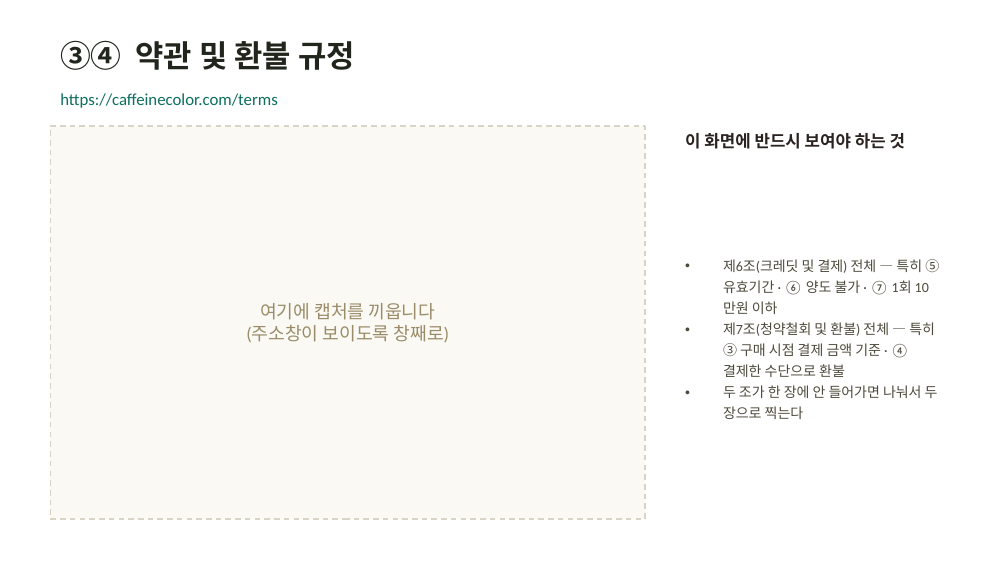
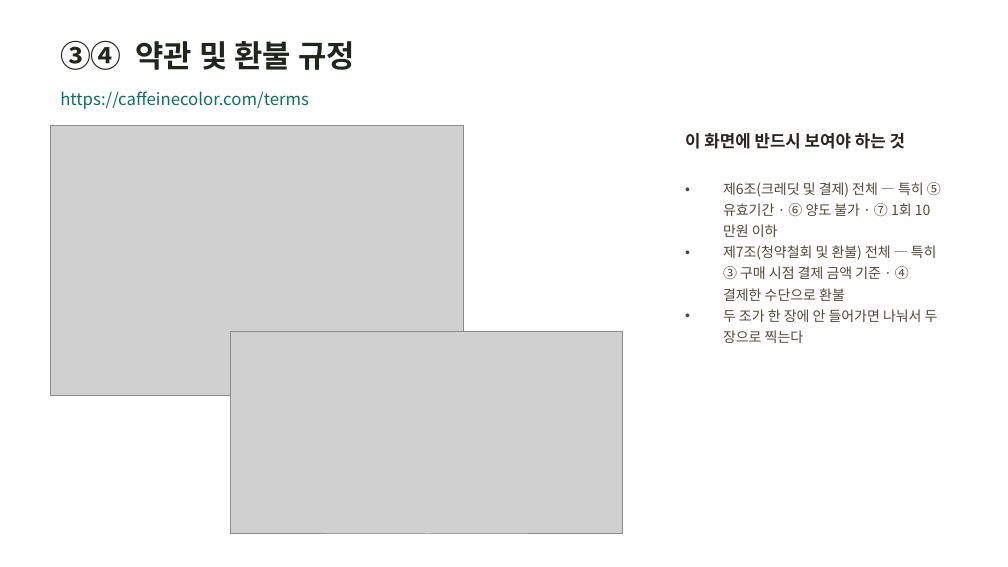
Before and after one commit to hyunplanb-cyber/ia-generation-platform, a slide deck: slide 3 of 가격정책/결제경로_카페인컬러.pptx. Drawn at 1008x567 pixels with LibreOffice and Linux fonts; fonts in the diff are those of the drawing; grey boxes stand for pictures. Boxes give left, top, right and bottom in pixels: in the first picture for what was removed or moved away, otherwise in the second. Text is boxed around its words. In the diff, an @@ line names an element or a change of style, - is before the commit and + after.

```diff
--- a/가격정책/결제경로_카페인컬러.pptx
+++ b/가격정책/결제경로_카페인컬러.pptx
@@ text "https://caffeinecolor.com/terms" at box(60, 91, 309, 109): font Calibri to Noto Sans CJK KR @@
@@ rectangle removed at box(50, 126, 645, 519) @@
@@ picture added at box(50, 126, 464, 396) @@
@@ text "제6조(크레딧 및 결제) 전체 — ..." at box(723, 182, 941, 343): font Calibri to Noto Sans CJK KR @@
@@ text removed at box(246, 303, 450, 342) @@
-여기에 캡처를 끼웁니다
-(주소창이 보이도록 창째로)
@@ picture added at box(231, 332, 623, 534) @@
```
Also in this commit, not shown: 11 other slides changed, 3 slides added, 55 other files.
